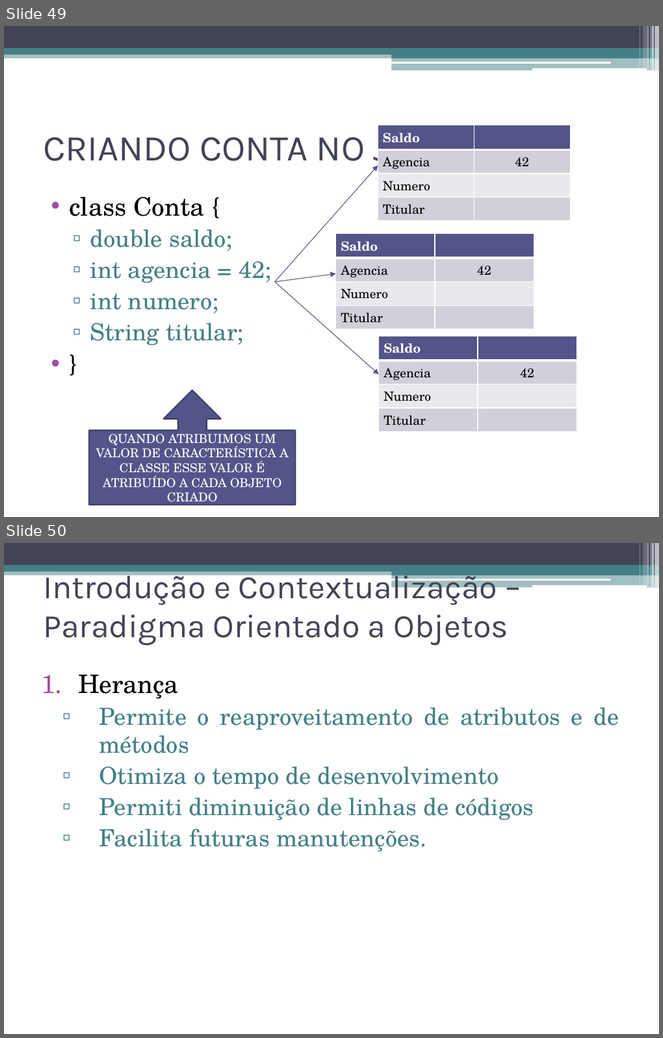
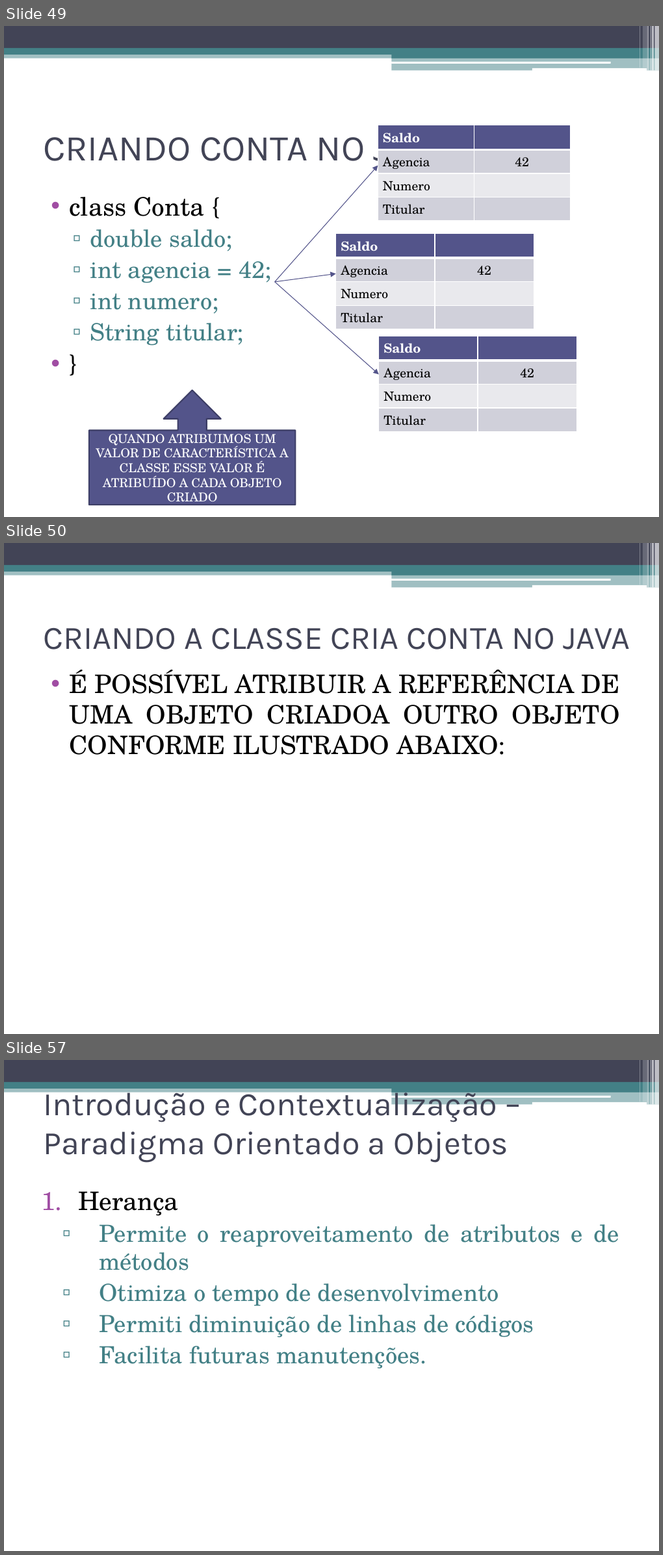
Before and after one commit to adilsonlopesoracle/ProgramacaoOrientadaaObjetos_Olinda, a slide deck: FundamentosOrientObjetos.pptx. Shown one above the other, each under a label of ours: slides 49 and 50 before the commit, slides 49, 50 and 57 after it; the slides between them are not shown. The pictures are 663x1038 and 663x1555 pixels, drawn with LibreOffice and Linux fonts; fonts in the diff are those of the drawing. Boxes give left, top, right and bottom in pixels: in the first picture for what was removed or moved away, otherwise in the second. Text is boxed around its words. In the diff, an @@ line names an element or a change of style, - is before the commit and + after.

```diff
--- a/FundamentosOrientObjetos.pptx
+++ b/FundamentosOrientObjetos.pptx
@@ slide 50 added at (x1=4, y1=543, x2=659, y2=1034), background #FFFFFF; not listed: 13 template elements that a slide beside it also shows @@
@@ title added at (x1=43, y1=628, x2=631, y2=650), 36 pt, text #424456 @@
+CRIANDO A CLASSE CRIA CONTA NO JAVA
@@ text added at (x1=70, y1=670, x2=620, y2=755), 28 pt, text #000000 @@
+• É POSSÍVEL ATRIBUIR A REFERÊNCIA DE UMA OBJETO CRIADOA OUTRO OBJETO CONFORME ILUSTRADO ABAIXO:
@@ what was slide 50 is now slide 57 @@
```
Also in this commit, not shown: 2 slides changed, 45 other slides added.
